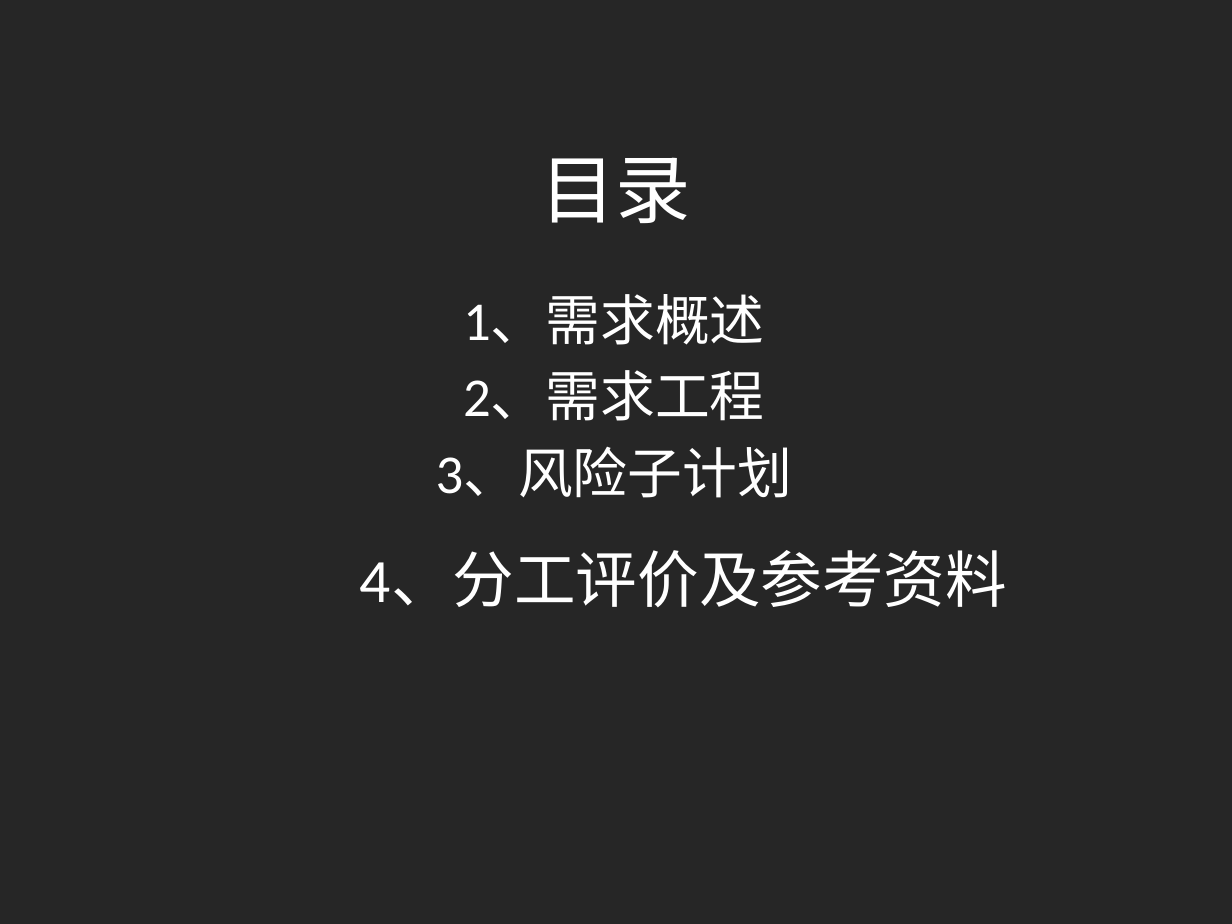
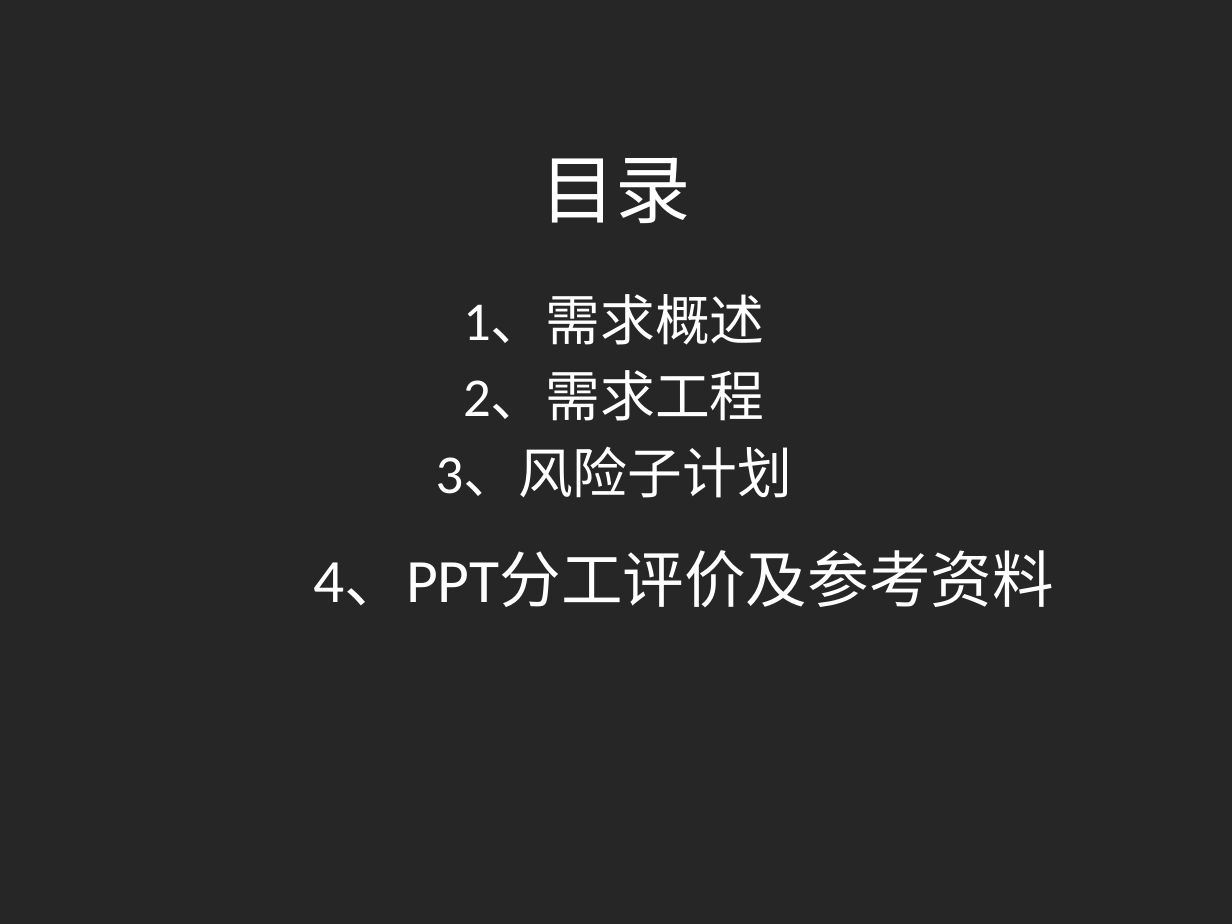
Before and after one commit to shangzhaoxiaozi/PRD-21, a slide deck: slide 2 of PRD-21-C2/非受控文档/本周提交文档/需求工程计划.pptx. Drawn at 1232x924 pixels with LibreOffice and Linux fonts; fonts in the diff are those of the drawing. Boxes give left, top, right and bottom in pixels: in the first picture for what was removed or moved away, otherwise in the second. Text is boxed around its words. In the diff, an @@ line names an element or a change of style, - is before the commit and + after.

```diff
--- a/PRD-21-C2/非受控文档/本周提交文档/需求工程计划.pptx
+++ b/PRD-21-C2/非受控文档/本周提交文档/需求工程计划.pptx
@@ text at <box>313,551,1054,607</box>: text changed @@
-4、分工评价及参考资料
+4、PPT分工评价及参考资料
```
Also in this commit, not shown: 2 other slides changed, 2 other files.
